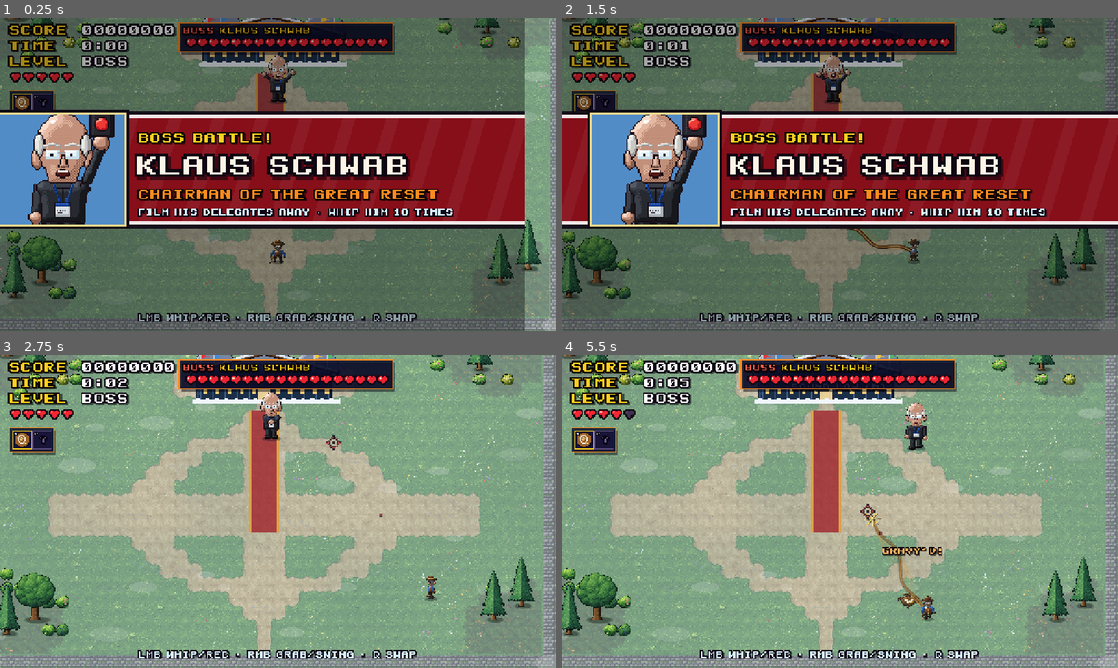
Above: before the commit, frames 1-4 (two rows, left to right).
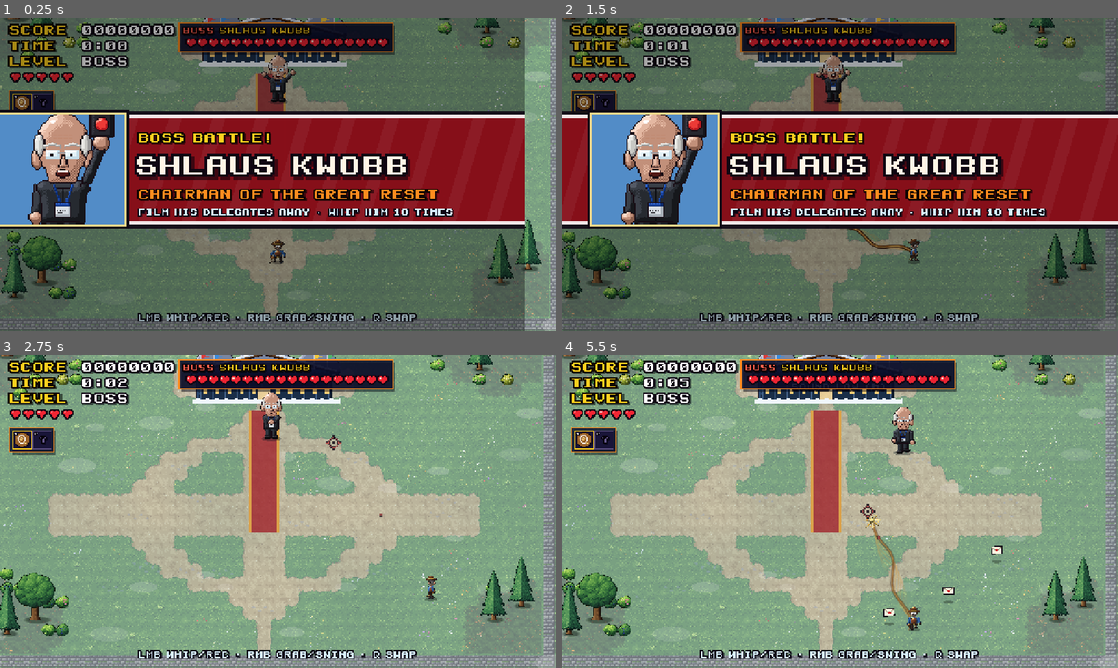
Above: after the commit, the same moments.

Repository: Tebrion74/save-the-silly-humans
Game: Godot game, scene res://scenes/levels/Boss4Arena.tscn
Same seed, same stepped clock (60 frames per second), same inputs: the game is played once before the commit and once after it. This scene is started directly instead of the project's main scene.
Inputs (mouse positions are in pixels of both pictures, inside the frame that each line leads up to):
- Up to frame 1 (0.25 s): no input
- Up to frame 2 (1.5 s): tap Enter at 0.5 s; move the mouse to (962, 158) at 0.52 s; press the mouse at (962, 158) at 0.53 s; hold D (move_right) 0.53-1.25 s; tap Space at 0.77, 1.07 s; right-click (962, 158) at 0.8 s; release the mouse at (962, 158) at 1.25 s; drag from (728, 190) to (812, 237) at 1.27 s
- Up to frame 3 (2.75 s): move the mouse to (333, 442) at 2.02 s; hold D (move_right) from 2.03 s (still down); tap Shift at 2.1 s; click (333, 442) at 2.17 s; tap Ctrl at 2.3 s
- Up to frame 4 (5.5 s): release D (move_right) at 2.75 s; drag from (812, 574) to (673, 464) at 2.77 s; move the mouse to (1006, 558) at 3.52 s; hold A (move_left) 3.53-4.25 s; tap Alt at 3.6 s; click (1006, 558) at 3.67 s; tap Space at 3.77, 4.07 s; tap Q at 3.8 s; drag from (673, 464) to (756, 433) at 4.27 s; move the mouse to (867, 511) at 5.02 s; hold S (move_down) from 5.03 s (still down); tap J at 5.1 s; click (867, 511) at 5.17 s; tap M at 5.3 s

The runs differ from the first frame. In frame 1, 1.6% of the frame differs, in the area x 24-70%, y 2-52%; in frame 2, 1.6%; in frame 3, 0.1%; in frame 4, 2.2%, in the area x 11-80%, y 2-89%.

Commit message:
Build 019: WASD stuck-key fix, boss 4 renamed Shlaus Kwobb (live 2026-10-11 ~21:27 MT)
- Root cause: a movement key released while the game lacked keyboard focus
  (click around the game iframe, alt-tab, browser UI) never delivered its
  key-up; the web build doesn't release keys on blur, so the move action
  stayed pressed and the opposite key only cancelled it.
- Fix: release every held key / move action on focus loss AND regain
  (Godot focus notifications + browser blur/focus/visibilitychange via
  JavaScriptBridge). Arrow keys now move too.
- Boss 4 renamed KLAUS SCHWAB -> SHLAUS KWOBB (title unchanged), including
  shlaus.gd, shlaus_level.gd, shlaus_96.png and the debug scenarios.
- Deployed manually by Robert. DEVLOG: build 019 notes, live time and
  index.pck sha256; build 018 marked replaced. README updated.

Diff:
--- a/project.godot
+++ b/project.godot
@@ -37,22 +37,22 @@
 
 move_left={
 "deadzone": 0.5,
-"events": [Object(InputEventKey,"resource_local_to_scene":fa …(209 unchanged characters)… "location":0,"echo":false,"script":null)
+"events": [Object(InputEventKey,"resource_local_to_scene":fa …(209 unchanged characters)… "location":0,"echo":false,"script":null), Object(InputEventKey,"resource_local_to_scene":false,"resource_name":"","device":-1,"window_id":0,"alt_pressed":false,"shift_pressed":false,"ctrl_pressed":false,"meta_pressed":false,"pressed":false,"keycode":0,"physical_keycode":4194319,"key_label":0,"unicode":0,"location":0,"echo":false,"script":null)
 ]
 }
 move_right={
 "deadzone": 0.5,
-"events": [Object(InputEventKey,"resource_local_to_scene":fa …(209 unchanged characters)… "location":0,"echo":false,"script":null)
+"events": [Object(InputEventKey,"resource_local_to_scene":fa …(209 unchanged characters)… "location":0,"echo":false,"script":null), Object(InputEventKey,"resource_local_to_scene":false,"resource_name":"","device":-1,"window_id":0,"alt_pressed":false,"shift_pressed":false,"ctrl_pressed":false,"meta_pressed":false,"pressed":false,"keycode":0,"physical_keycode":4194321,"key_label":0,"unicode":0,"location":0,"echo":false,"script":null)
 ]
 }
 move_up={
 "deadzone": 0.5,
-"events": [Object(InputEventKey,"resource_local_to_scene":fa …(209 unchanged characters)… "location":0,"echo":false,"script":null)
+"events": [Object(InputEventKey,"resource_local_to_scene":fa …(209 unchanged characters)… "location":0,"echo":false,"script":null), Object(InputEventKey,"resource_local_to_scene":false,"resource_name":"","device":-1,"window_id":0,"alt_pressed":false,"shift_pressed":false,"ctrl_pressed":false,"meta_pressed":false,"pressed":false,"keycode":0,"physical_keycode":4194320,"key_label":0,"unicode":0,"location":0,"echo":false,"script":null)
 ]
 }
 move_down={
 "deadzone": 0.5,
-"events": [Object(InputEventKey,"resource_local_to_scene":fa …(209 unchanged characters)… "location":0,"echo":false,"script":null)
+"events": [Object(InputEventKey,"resource_local_to_scene":fa …(209 unchanged characters)… "location":0,"echo":false,"script":null), Object(InputEventKey,"resource_local_to_scene":false,"resource_name":"","device":-1,"window_id":0,"alt_pressed":false,"shift_pressed":false,"ctrl_pressed":false,"meta_pressed":false,"pressed":false,"keycode":0,"physical_keycode":4194322,"key_label":0,"unicode":0,"location":0,"echo":false,"script":null)
 ]
 }
 whip={
--- a/scenes/levels/Boss4Arena.tscn
+++ b/scenes/levels/Boss4Arena.tscn
@@ -1,6 +1,6 @@
 [gd_scene load_steps=7 format=3 uid="uid://cboss4arena018"]
 
-[ext_resource type="Script" path="res://scripts/boss/klaus_level.gd" id="1_ctrl"]
+[ext_resource type="Script" path="res://scripts/boss/shlaus_level.gd" id="1_ctrl"]
 [ext_resource type="TileSet" uid="uid://bstshterrainset01" path="res://assets/tiles/stsh_terrain_tileset.tres" id="2_tiles"]
 [ext_resource type="Script" path="res://scripts/world/terrain_painter.gd" id="2b_paint"]
 [ext_resource type="PackedScene" uid="uid://puposb8l5wj6" path="res://scenes/player/Player.tscn" id="3_player"]
--- a/scripts/boss/klaus.gd
+++ b/scripts/boss/shlaus.gd
@@ -1,10 +1,10 @@
-class_name KlausSchwab
+class_name ShlausKwobb
 extends CharacterBody2D
-## Build 018 boss 4: KLAUS SCHWAB, CHAIRMAN OF THE GREAT RESET. A good-natured
+## Build 018 boss 4: SHLAUS KWOBB, CHAIRMAN OF THE GREAT RESET. A good-natured
 ## cartoon parody of the summit chairman (tall, bald dome with a white
 ## fringe, bushy eyebrows, rimless glasses, grey high-collar suit, VIP
 ## lanyard, a big red RESET remote). Art: tools/gen_boss4.py ->
-## assets/boss4/klaus_96.png. Arena: klaus_level.gd (a Davos-style summit).
+## assets/boss4/shlaus_96.png. Arena: shlaus_level.gd (a Davos-style summit).
 ##
 ## The puppet master: he CONDUCTS (arms up, "!") and summons hologram
 ## DELEGATES of the earlier bosses: Trustin Judeau throws poutine, Huval
@@ -31,7 +31,7 @@
 signal summoned(sheep: Node)
 signal delegate_spawned(d: Node)
 
-const SHEET := preload("res://assets/boss4/klaus_96.png")
+const SHEET := preload("res://assets/boss4/shlaus_96.png")
 enum S { INTRO, MOVE, TELL_DASH, DASH, WINDUP, VOLLEY, RECOVER, POSE, STAGGER, DEFEATED, PHOTO_OP, TELEPORT }
 
 const F_IDLE := 0
@@ -557,7 +557,7 @@
 
 
 ## Where a delegate appears: BOSS4_DELEGATE_DIST from you, inside the arena,
-## away from Klaus and from other delegates.
+## away from Shlaus and from other delegates.
 func pick_delegate_point(player_pos: Vector2) -> Vector2:
 	var inner := arena.grow(-30.0)
 	var best := global_position
@@ -614,7 +614,7 @@
 	var d := Summit.Delegate.new()
 	d.kind = kind
 	d.level = level
-	d.klaus = self
+	d.shlaus = self
 	d.phase = phase()
 	d.tell = float(LevelConfig.BOSS4_DELEGATE_TELL[i])
 	var mode: String = LevelConfig.BOSS4_POUTINE_MODE[i]
--- a/scripts/boss/klaus_level.gd
+++ b/scripts/boss/shlaus_level.gd
@@ -1,5 +1,5 @@
 extends "res://scripts/boss/huval_level.gd"
-## Build 018: the KLAUS SCHWAB boss level (scenes/levels/Boss4Arena.tscn).
+## Build 018: the SHLAUS KWOBB boss level (scenes/levels/Boss4Arena.tscn).
 ##
 ## Sits between level LevelConfig.BOSS4_AFTER_LEVEL (11) and level 12. Same
 ## flow as the other bosses (boss_level.gd). Extends huval_level.gd so the
@@ -28,12 +28,12 @@
 	defeat_bonus_points = LevelConfig.BOSS4_DEFEAT_BONUS
 	health_bonus_per_heart = LevelConfig.BOSS4_HEALTH_BONUS
 	time_par = LevelConfig.BOSS4_TIME_PAR
-	add_to_group("klaus_level")
+	add_to_group("shlaus_level")
 
 
 func _customise_title_card() -> void:
 	if hud and hud.has_method("set_title_card_art"):
-		hud.set_title_card_art(KlausSchwab.SHEET, Rect2(4 * 96, 0, 96, 84),
+		hud.set_title_card_art(ShlausKwobb.SHEET, Rect2(4 * 96, 0, 96, 84),
 			"FILM HIS DELEGATES AWAY · WHIP HIM 18 TIMES")
 
 
@@ -73,8 +73,8 @@
 	cs.position = Vector2(0, -55.0)
 	body.add_child(cs)
 	bld.add_child(body)
-	boss = KlausSchwab.new()
-	boss.name = "KlausSchwab"
+	boss = ShlausKwobb.new()
+	boss.name = "ShlausKwobb"
 	boss.level = self
 	boss.arena = arena_rect
 	ents.add_child(boss)
@@ -93,8 +93,8 @@
 		hud.show_boss_title_card()
 	print("[boss4] arena ready; hearts=", boss.hearts)
 	var prog := _progress()
-	if OS.is_debug_build() and prog != null and "debug_scenario" in prog and String(prog.debug_scenario).begins_with("klaus"):
-		DebugScenarios.run_klaus(self, String(prog.debug_scenario))
+	if OS.is_debug_build() and prog != null and "debug_scenario" in prog and String(prog.debug_scenario).begins_with("shlaus"):
+		DebugScenarios.run_shlaus(self, String(prog.debug_scenario))
 
 
 func _on_delegate_spawned(d: Node) -> void:
@@ -141,7 +141,7 @@
 
 
 func lose_text() -> String:
-	return "Klaus Schwab has reset you!  PLAY AGAIN restarts the boss fight."
+	return "Shlaus Kwobb has reset you!  PLAY AGAIN restarts the boss fight."
 
 
 func win_text() -> String:
--- a/scripts/boss/summit.gd
+++ b/scripts/boss/summit.gd
@@ -1,6 +1,6 @@
 class_name Summit
 extends RefCounted
-## Build 018: Klaus Schwab's summit toolkit (all drawn in code; the delegates
+## Build 018: Shlaus Kwobb's summit toolkit (all drawn in code; the delegates
 ## reuse the Trustin Judeau / Huval Yarheyhey sheets as cyan holograms).
 ##   Summit.Delegate   a hologram DELEGATE that fades in (telegraph), acts once
 ##                     (Trustin: poutine; Huval: programmed sheep), then fades.
@@ -23,7 +23,7 @@
 	signal dispelled(d: Node)
 	var kind := "trustin"
 	var level: Node = null
-	var klaus: Node = null
+	var shlaus: Node = null
 	var tell := 0.8
 	var phase := 1
 	var poutine_mode := "single"
@@ -172,8 +172,8 @@
 		else:
 			Sfx.play(self, "clicker", -6.0)
 			for sp in spawn_points:
-				if klaus != null and is_instance_valid(klaus) and klaus.has_method("spawn_robo"):
-					klaus.spawn_robo(sp)
+				if shlaus != null and is_instance_valid(shlaus) and shlaus.has_method("spawn_robo"):
+					shlaus.spawn_robo(sp)
 			spawn_points.clear()
 
 	func _draw() -> void:
--- a/scripts/debug_scenarios.gd
+++ b/scripts/debug_scenarios.gd
@@ -505,30 +505,30 @@
 			boss.take_hit(1, "whip", p.global_position)
 
 
-## Build 018: KLAUS SCHWAB screenshots ("klaus_title", "klaus_fight",
-## "klaus_reset", "klaus_envelopes", "klaus_double", "klaus_panel",
-## "klaus_press", "klaus_win"). Debug builds only.
-static func run_klaus(lvl: Node, scenario: String) -> void:
+## Build 018: SHLAUS KWOBB screenshots ("shlaus_title", "shlaus_fight",
+## "shlaus_reset", "shlaus_envelopes", "shlaus_double", "shlaus_panel",
+## "shlaus_press", "shlaus_win"). Debug builds only.
+static func run_shlaus(lvl: Node, scenario: String) -> void:
 	if not OS.is_debug_build():
 		return
 	var p := lvl.get_node_or_null("Entities/Player") as Node2D
 	var boss = lvl.boss
 	if p == null or boss == null:
 		return
-	print("[debug] klaus scenario ", scenario)
+	print("[debug] shlaus scenario ", scenario)
 	p.begin_grab_ghost(600.0)
-	if scenario == "klaus_title":
+	if scenario == "shlaus_title":
 		return
 	if lvl.hud != null and lvl.hud.title_card != null:
 		lvl.hud.title_card.visible = false
 		lvl.hud.title_card.position.x = 5000.0
-	boss._set_state(KlausSchwab.S.MOVE)
+	boss._set_state(ShlausKwobb.S.MOVE)
 	boss._gap = 99.0
 	boss.global_position = p.global_position + Vector2(-40, -260)
 	p.global_position += Vector2(60, 0)
 	var tree := lvl.get_tree()
 	match scenario:
-		"klaus_fight":
+		"shlaus_fight":
 			boss.hearts = 11
 			lvl.hud.set_boss_hearts(11, boss.max_hearts)
 			boss.ai_enabled = false
@@ -543,33 +543,33 @@
 				var s = boss.spawn_robo(p.global_position + off)
 				s.warp_in = 0.0
 			await tree.create_timer(0.2).timeout
-			boss._set_state(KlausSchwab.S.WINDUP)
+			boss._set_state(ShlausKwobb.S.WINDUP)
 			boss.attack = "envelopes"
-		"klaus_reset":
+		"shlaus_reset":
 			boss.hearts = 9
 			lvl.hud.set_boss_hearts(9, boss.max_hearts)
 			boss.ai_enabled = false
 			boss.global_position = p.global_position + Vector2(-20, -180)
 			var ring = boss._spawn_reset(p)
 			ring.tell = 3.0   # screenshot: the telegraph (rings + green gaps)
-			boss._set_state(KlausSchwab.S.WINDUP)
+			boss._set_state(ShlausKwobb.S.WINDUP)
 			boss.attack = "reset"
-		"klaus_envelopes":
+		"shlaus_envelopes":
 			boss.hearts = 7
 			lvl.hud.set_boss_hearts(7, boss.max_hearts)
 			boss.force_attack("envelopes")
 			boss.ai_enabled = false   # screenshot: hold the telegraphed fan
 			await tree.create_timer(0.45).timeout
 			boss._aim_locked = true
-		"klaus_double":
+		"shlaus_double":
 			boss.hearts = 7
 			lvl.hud.set_boss_hearts(7, boss.max_hearts)
 			boss.force_attack("double")
-		"klaus_panel":
+		"shlaus_panel":
 			boss.hearts = 14
 			lvl.hud.set_boss_hearts(14, boss.max_hearts)
 			boss.take_hit(1, "whip", p.global_position)
-		"klaus_press":
+		"shlaus_press":
 			var pu: PowerUps = lvl.power_ups
 			pu.grant("msm_cam")
 			lvl.cam.battery = 14.0
@@ -579,7 +579,7 @@
 			lvl.cam.debug_force_film = true
 			pu.changed.emit()
 			boss.force_attack("poutine")
-		"klaus_win":
+		"shlaus_win":
 			boss.hearts = 1
 			lvl.hud.set_boss_hearts(1, boss.max_hearts)
 			boss.ai_enabled = false
--- a/scripts/game_progress_check.gd
+++ b/scripts/game_progress_check.gd
@@ -24,7 +24,7 @@
 
 ## Stages played after clearing `level`, in order: "bonus" first, then the
 ## boss ("boss1" Trustin, "boss2" Huval, build 018: "boss3" Beorge Kush Jr.,
-## "boss4" Klaus Schwab). Empty = straight to level + 1.
+## "boss4" Shlaus Kwobb). Empty = straight to level + 1.
 ## The optional arguments exist so tests can check coinciding slots (the
 ## build 018 bosses are appended at the end so 016 callers keep working).
 static func stages_after(level: int, boss1_after: int = LevelConfig.BOSS_AFTER_LEVEL,
--- a/scripts/level_config.gd
+++ b/scripts/level_config.gd
@@ -451,8 +451,8 @@
 ##      Yarheyhey after 5)
 ## then level L + 1. So with the defaults:
 ##   L1 > BONUS 1 > L2 > TRUSTIN > L3 > L4 > BONUS 2 > L5 > HUVAL > L6 > L7 >
-##   BONUS 3 > L8 > KUSH > L9 > L10 > BONUS 4 > L11 > SCHWAB > L12 > L13 >
-##   BONUS 5 > ... (build 018 adds Beorge Kush Jr. after 8, Klaus Schwab after 11)
+##   BONUS 3 > L8 > KUSH > L9 > L10 > BONUS 4 > L11 > KWOBB > L12 > L13 >
+##   BONUS 5 > ... (build 018 adds Beorge Kush Jr. after 8, Shlaus Kwobb after 11)
 ## If a bonus and a boss ever share a slot: level > bonus > boss > next level.
 const BONUS_FIRST_AFTER := 1
 const BONUS_EVERY := 3
@@ -460,7 +460,7 @@
 const BOSS2_AFTER_LEVEL := 5
 const BOSS2_SCENE := "res://scenes/levels/Boss2Arena.tscn"
 ## Build 018: boss 3 (Beorge Kush Jr.) between levels 8 and 9, boss 4
-## (Klaus Schwab) between levels 11 and 12. Each placement is this one value.
+## (Shlaus Kwobb) between levels 11 and 12. Each placement is this one value.
 const BOSS3_AFTER_LEVEL := 8
 const BOSS3_SCENE := "res://scenes/levels/Boss3Arena.tscn"
 const BOSS4_AFTER_LEVEL := 11
@@ -684,12 +684,12 @@
 
 
 # ---------------------------------------------------------------- build 018 boss 4
-## KLAUS SCHWAB, CHAIRMAN OF THE GREAT RESET (scripts/boss/klaus.gd,
-## klaus_level.gd, delegate.gd, scenes/levels/Boss4Arena.tscn). The puppet
+## SHLAUS KWOBB, CHAIRMAN OF THE GREAT RESET (scripts/boss/shlaus.gd,
+## shlaus_level.gd, delegate.gd, scenes/levels/Boss4Arena.tscn). The puppet
 ## master of the summit: he summons hologram DELEGATES of Trustin Judeau
 ## (poutine) and Huval Yarheyhey (programmed sheep) and adds his own
 ## attacks. Same hit rules as the other bosses. The hardest boss so far.
-const BOSS4_NAME := "KLAUS SCHWAB"
+const BOSS4_NAME := "SHLAUS KWOBB"
 const BOSS4_TITLE := "CHAIRMAN OF THE GREAT RESET"
 const BOSS4_HEARTS := 18
 ## Phases by hearts left: 18-14 / 13-9 / 8-5 / rage 4-1.
--- a/scripts/sfx.gd
+++ b/scripts/sfx.gd
@@ -311,7 +311,7 @@
 					s.append((rng.randf() * 2.0 - 1.0) * 0.3 * (1.0 - float(i) / nn))
 				for i in int(rate * 0.012):
 					s.append(0.0)
-		# ---- build 018: Klaus Schwab (summit) ----
+		# ---- build 018: Shlaus Kwobb (summit) ----
 		"hologram":  # delegate fades in: shimmering rising arpeggio
 			s = _notes([[523.0, 0.04], [784.0, 0.04], [1047.0, 0.04], [1568.0, 0.08]], 0.11, 0.25)
 		"dispel":    # delegate dispelled: falling sparkle
--- a/scripts/ui/hud.gd
+++ b/scripts/ui/hud.gd
@@ -794,14 +794,14 @@
 		var left := TouchLayout.swap_dims(vs).z + SoundIcon.SIZE.x + 20.0   # 015b: room for the speaker icon
 		var right := vs.x - TouchLayout.wedge_dims(vs).z
 		cx = (left + right) * 0.5
-		# build 018: Klaus's 18-heart bar is wider than the strip; shrink it to
+		# build 018: Shlaus's 18-heart bar is wider than the strip; shrink it to
 		# fit instead of sliding under the speaker icon
 		var k := clampf((right - left - 8.0) / w, 0.6, 1.0)
 		boss_bar.scale = Vector2(k, k)
 		w *= k
 	else:
 		boss_bar.scale = Vector2.ONE
-		# build 018: keep wide bars (Klaus, 18 hearts) clear of the SCORE digits
+		# build 018: keep wide bars (Shlaus, 18 hearts) clear of the SCORE digits
 		cx = maxf(cx, 412.0 + w * 0.5)
 	boss_bar.position = Vector2(roundf(cx - w * 0.5), 12.0)
 	boss_bar.size = boss_bar.bar_size()
@@ -909,12 +909,12 @@
 	_breakdown_row("HEARTS", "%d x%d" % [hh, pph], str(int(breakdown.get("hearts_points", 0))))
 	# Build 016 (Huval): his programmed / micro sheep
 	if breakdown.has("robo") and breakdown.has("dispelled"):
-		# Build 018 (Klaus): one combined row so the panel keeps Huval's 9 rows
+		# Build 018 (Shlaus): one combined row so the panel keeps Huval's 9 rows
 		_breakdown_row("SHEEP", "%d+%d" % [int(breakdown.get("robo", 0)), int(breakdown.get("micro", 0))], str(int(breakdown.get("robo_points", 0)) + int(breakdown.get("micro_points", 0))))
 	elif breakdown.has("robo"):
 		_breakdown_row("PROGRAMMED", "%d x%d" % [int(breakdown.get("robo", 0)), LevelConfig.POINTS_ROBO], str(int(breakdown.get("robo_points", 0))))
 		_breakdown_row("MICRO SHEEP", "%d x%d" % [int(breakdown.get("micro", 0)), LevelConfig.POINTS_MICRO], str(int(breakdown.get("micro_points", 0))))
-	# Build 018: Beorge Kush Jr. friendly fire / Klaus Schwab dispelled delegates
+	# Build 018: Beorge Kush Jr. friendly fire / Shlaus Kwobb dispelled delegates
 	if breakdown.has("friendly"):
 		_breakdown_row("FRIENDLY FIRE", "%d x%d" % [int(breakdown.get("friendly", 0)), LevelConfig.POINTS_FRIENDLY_FIRE], str(int(breakdown.get("friendly_points", 0))))
 	if breakdown.has("dispelled"):
--- a/scripts/ui/title_screen.gd
+++ b/scripts/ui/title_screen.gd
@@ -8,7 +8,7 @@
 ## Mouse emulation from touch is off, so touches are hit-tested by hand.
 
 const GAME_SCENE := "res://scenes/Main.tscn"
-const BUILD_LABEL := "BUILD 018"
+const BUILD_LABEL := "BUILD 019"
 const COPYRIGHT := "© 2026 ECHELON PUBLISHERS GROUP"
 const HORIZON := 440.0
 const TITLE_SHADER := preload("res://assets/shaders/title_text.gdshader")
@@ -118,7 +118,7 @@
 			start_stage("boss3")
 			get_viewport().set_input_as_handled()
 		elif OS.is_debug_build() and (k == KEY_J or kc == KEY_J):
-			# Build 018 (debug builds only): straight to boss 4, Klaus Schwab
+			# Build 018 (debug builds only): straight to boss 4, Shlaus Kwobb
 			start_stage("boss4")
 			get_viewport().set_input_as_handled()
 		elif k in [KEY_ESCAPE, KEY_BACKSPACE] or kc in [KEY_ESCAPE, KEY_BACKSPACE]:
@@ -251,7 +251,7 @@
 		return progress.start_at_stage("boss2")
 	if scenario.begins_with("kush"):
 		return progress.start_at_stage("boss3")
-	if scenario.begins_with("klaus"):
+	if scenario.begins_with("shlaus"):
 		return progress.start_at_stage("boss4")
 	if scenario.begins_with("bonus"):
 		var n := 1
@@ -420,7 +420,7 @@
 	return b
 
 
-const HOWTO_PC := "WASD  —  move   ·   MOUSE  —  aim the reticle\nLEFT CLICK  —  WHIP   ·   cam: hold REC\nRIGHT CLICK  —  GRAB & throw   ·   cam: SWING\nQ / WHEEL / 1-2  —  swap weapon   ·   M  —  sound\nR  —  restart   ·   N / ENTER  —  next level"
+const HOWTO_PC := "WASD / ARROWS  —  move   ·   MOUSE  —  aim\nLEFT CLICK  —  WHIP   ·   cam: hold REC\nRIGHT CLICK  —  GRAB & throw   ·   cam: SWING\nQ / WHEEL / 1-2  —  swap weapon   ·   M  —  sound\nR  —  restart   ·   N / ENTER  —  next level"
 const HOWTO_TOUCH := "JOYSTICK (bottom left)  —  move\nBOTTOM-RIGHT  —  WHIP   ·   cam: hold REC\nTOP-RIGHT  —  GRAB   ·   cam: SWING\nTOP-LEFT  —  swap weapon   ·   SPEAKER  —  sound\nWHIP auto-aims  ·  crosshair = weapon reach"
 const HOWTO_RULES := "• Herd silly humans into the green SAFE ZONE. Throw POSSESSED humans in to save them too.
 • The CAMP sends humans, the SHEEP DEN breeds sheep. Hit the SAVE TARGET; lose if the rancher falls.
@@ -431,8 +431,8 @@
 • Two moves per weapon: WHIP / GRAB, or MSM CAM REC / SWING (shove + stun, no damage, no battery).
 • SCORE: 200 per human · 50 per sheep or possessed · 100 per Karen. Sheep speed up each level!
 • RETICLE turns GREEN when a target's in range (whip reach or cam cone); RED = nothing to hit.
-• BOSSES after LEVEL 2 (TRUSTIN), 5 (HUVAL), 8 (BEORGE KUSH JR.), 11 (KLAUS SCHWAB). Don't touch them. Die = retry boss.
-• KUSH: leave the red marks and strafing lanes, lure him onto his own marks. KLAUS: film his delegates, use the green RESET gaps.
+• BOSSES after LEVEL 2 (TRUSTIN), 5 (HUVAL), 8 (BEORGE KUSH JR.), 11 (SHLAUS KWOBB). Don't touch them. Die = retry boss.
+• KUSH: leave the red marks and strafing lanes, lure him onto his own marks. SHLAUS: film his delegates, use the green RESET gaps.
 • BONUS STAGE after LEVEL 1, then every 3 levels: pop flying sheep for 45 s. You can't get hurt there!
 • LEVEL 4+: CANTIFA post outside the zones and shoot. Film: humans run, Karens ENRAGE."
 
--- a/scripts/ui/touch_input.gd
+++ b/scripts/ui/touch_input.gd
@@ -26,6 +26,83 @@
 			active = true
 			forced = true
 			break
+	_hook_web_focus()
+
+
+# ------------------------------------------------------------ build 019: stuck keys
+## Build 019 WASD fix. If a movement key is released while the game does not
+## have keyboard focus (alt-tab, a click on the page around the game iframe,
+## the browser UI), the key-up never reaches Godot: the key and its move_*
+## action stay "pressed" forever. The rancher keeps walking that way and the
+## opposite key only cancels it (looks "locked out") until the stuck key is
+## pressed again. So: whenever the game loses OR regains focus, send a real
+## key-up for every key still marked held (clears key and action state the
+## same way a normal release does). Godot's focus notifications cover
+## desktop; on the web the browser's blur / focus / visibilitychange are
+## hooked directly, because the web build does not release keys on blur.
+const RELEASE_KEYS: Array[Key] = [KEY_W, KEY_A, KEY_S, KEY_D, KEY_UP, KEY_DOWN, KEY_LEFT, KEY_RIGHT,
+	KEY_SHIFT, KEY_CTRL, KEY_ALT, KEY_META, KEY_SPACE, KEY_Q]
+const RELEASE_ACTIONS: Array[StringName] = [&"move_left", &"move_right", &"move_up", &"move_down", &"whip", &"whip_grab"]
+var _js_focus_cbs: Array = []   # keep the JS callbacks alive
+var _release_pending := false
+## How many times held input was dropped (tests).
+var focus_releases := 0
+
+
+func _notification(what: int) -> void:
+	if what == NOTIFICATION_APPLICATION_FOCUS_OUT or what == NOTIFICATION_WM_WINDOW_FOCUS_OUT \
+			or what == NOTIFICATION_APPLICATION_FOCUS_IN or what == NOTIFICATION_WM_WINDOW_FOCUS_IN \
+			or what == NOTIFICATION_APPLICATION_PAUSED:
+		release_held_input()
+
+
+func _hook_web_focus() -> void:
+	if not OS.has_feature("web"):
+		return
+	var win = JavaScriptBridge.get_interface("window")
+	var doc = JavaScriptBridge.get_interface("document")
+	if win == null or doc == null:
+		return
+	var cb = JavaScriptBridge.create_callback(_on_web_focus_change)
+	_js_focus_cbs.append(cb)
+	win.addEventListener("blur", cb)
+	win.addEventListener("focus", cb)
+	doc.addEventListener("visibilitychange", cb)
+	var canvas = doc.querySelector("canvas")
+	if canvas != null:
+		canvas.addEventListener("blur", cb)
+		canvas.addEventListener("focus", cb)
+
+
+func _on_web_focus_change(_args: Array) -> void:
+	# JS callback: defer to the main loop
+	_release_pending = true
+
+
+func _process(_delta: float) -> void:
+	if _release_pending:
+		_release_pending = false
+		release_held_input()
+
+
+## Release every held key / move action exactly as if the player let go.
+func release_held_input() -> void:
+	var any := false
+	for k in RELEASE_KEYS:
+		if Input.is_physical_key_pressed(k) or Input.is_key_pressed(k):
+			var e := InputEventKey.new()
+			e.physical_keycode = k
+			e.keycode = k
+			e.pressed = false
+			Input.parse_input_event(e)
+			any = true
+	for a in RELEASE_ACTIONS:
+		if InputMap.has_action(a) and Input.is_action_pressed(a):
+			Input.action_release(a)
+			any = true
+	if any:
+		focus_releases += 1
+	whip_held = false
 
 
 ## Last time (ms) any finger touched or dragged; mouse events right after a touch
--- a/scripts/world/terrain_painter.gd
+++ b/scripts/world/terrain_painter.gd
@@ -676,7 +676,7 @@
 				col = col * Color(0.8, 0.82, 0.84)
 				col.a = 1.0
 			elif _arena and f < 0.5 and _style == "summit":
-				# Build 018: cold alpine plaza (snow decals: klaus_level.gd)
+				# Build 018: cold alpine plaza (snow decals: shlaus_level.gd)
 				col = col * Color(0.9, 0.95, 1.0)
 				col.a = 1.0
 			elif _arena and f < 0.5 and _style == "bonus":
@@ -788,7 +788,7 @@
 	paint_level01()
 
 
-## Build 018: snowy alpine summit plaza for KLAUS SCHWAB (same frame/slots).
+## Build 018: snowy alpine summit plaza for SHLAUS KWOBB (same frame/slots).
 func paint_summit() -> void:
 	_arena = true
 	_style = "summit"
--- a/tools/boss_shots.gd
+++ b/tools/boss_shots.gd
@@ -30,7 +30,7 @@
 			scene = gp.start_at_stage("boss2")
 		elif sc.begins_with("kush"):
 			scene = gp.start_at_stage("boss3")
-		elif sc.begins_with("klaus"):
+		elif sc.begins_with("shlaus"):
 			scene = gp.start_at_stage("boss4")
 		elif sc.begins_with("bonus"):
 			var n := 1
Renamed: assets/boss4/klaus_96.png -> assets/boss4/shlaus_96.png
Not shown, changed: assets/boss4/shlaus_96.png.import
Renamed: scripts/boss/klaus.gd.uid -> scripts/boss/shlaus.gd.uid
Renamed: scripts/boss/klaus_level.gd.uid -> scripts/boss/shlaus_level.gd.uid
Not shown, changed: docs/DEVLOG.md
